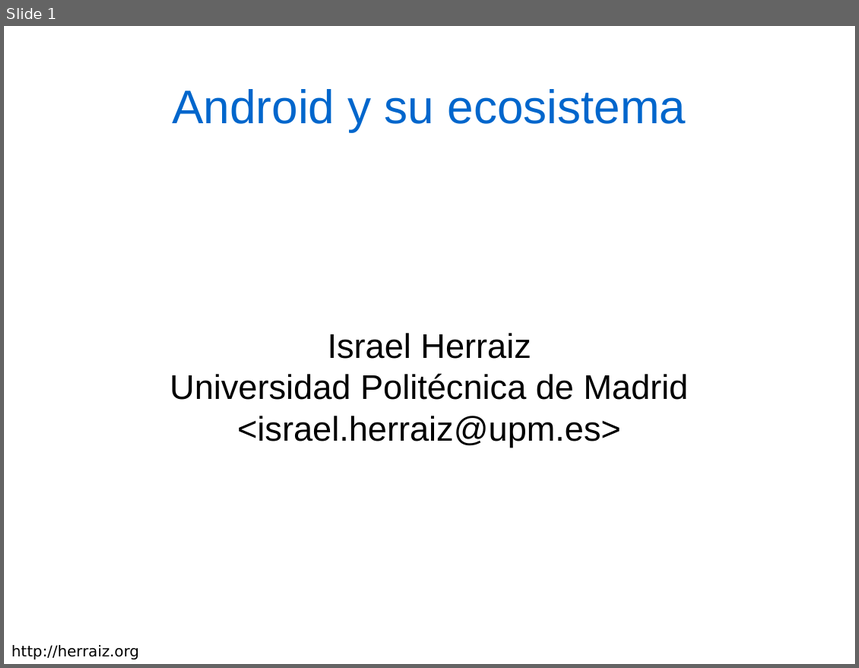
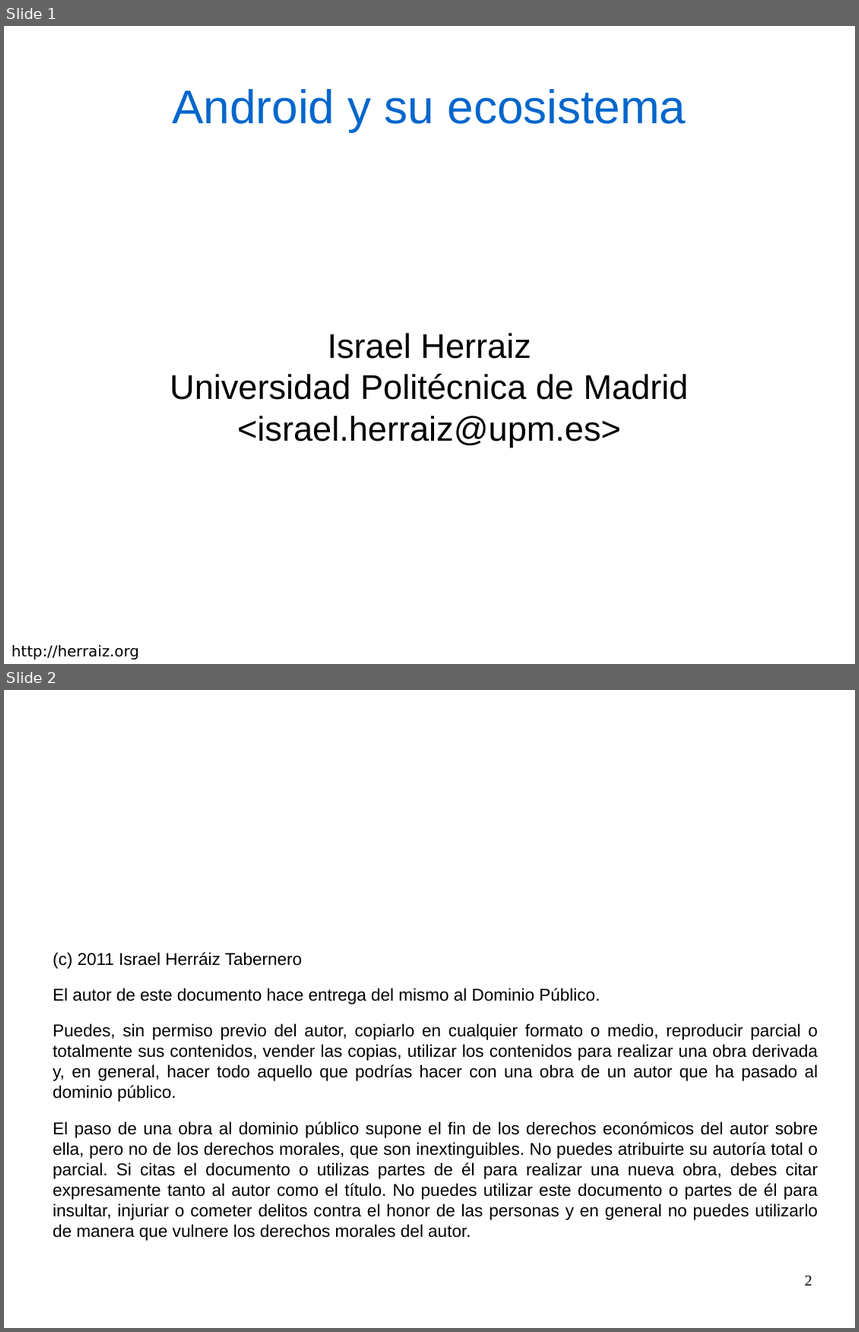
Before and after one commit to LibreLearning/libreteaching, a slide deck: master-eoi-2011/transpas/android_herraiz_20110528.odp. Shown one above the other, each under a label of ours: slide 1 before the commit, slides 1 and 2 after it. The pictures are 859x668 and 859x1332 pixels, drawn with LibreOffice and Linux fonts; fonts in the diff are those of the drawing; background and template pictures are left out. Boxes give left, top, right and bottom in pixels: in the first picture for what was removed or moved away, otherwise in the second. Text is boxed around its words. In the diff, an @@ line names an element or a change of style, - is before the commit and + after.

Commit message:
Minor change

```diff
--- a/master-eoi-2011/transpas/android_herraiz_20110528.odp
+++ b/master-eoi-2011/transpas/android_herraiz_20110528.odp
@@ slide 2 added at (4,690,855,1328), background #FFFFFF @@
@@ text added at (53,952,819,1241), 16 pt, text #000000 @@
+(c) 2011 Israel Herráiz Tabernero
+El autor de este documento hace entrega del mismo al Dominio Público.
+Puedes, sin permiso previo del autor, copiarlo en cualquier formato o medio, reproducir parcial o totalmente sus contenidos, vender las copias, utilizar los contenidos para realizar una obra derivada y, en general, hacer todo aquello que podrías hacer con una obra de un autor que ha pasado al dominio público.
+El paso de una obra al dominio público supone el fin de los derechos económicos del autor sobre ella, pero no de los derechos morales, que son inextinguibles. No puedes atribuirte su autoría total o parcial. Si citas el documento o utilizas partes de él para realizar una nueva obra, debes citar expresamente tanto al autor como el título. No puedes utilizar este documento o partes de él para insultar, injuriar o cometer delitos contra el honor de las personas y en general no puedes utilizarlo de manera que vulnere los derechos morales del autor.
@@ page number added at (805,1276,813,1286), 14 pt, text #000000 @@
+2
```
